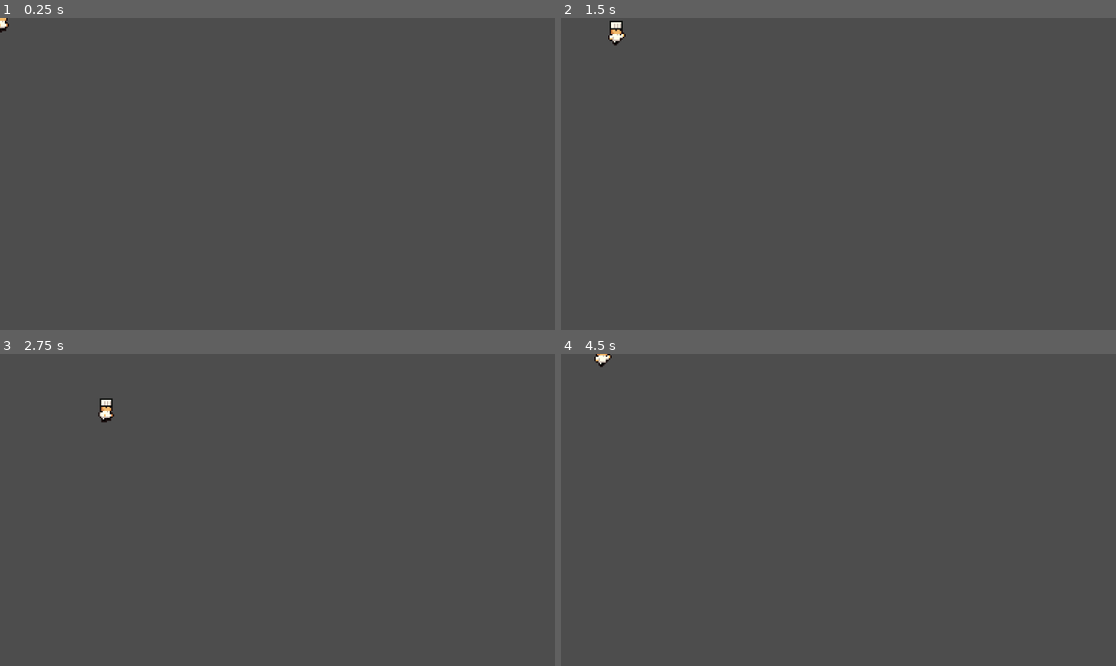
Above: before the commit, frames 1-4 (two rows, left to right).
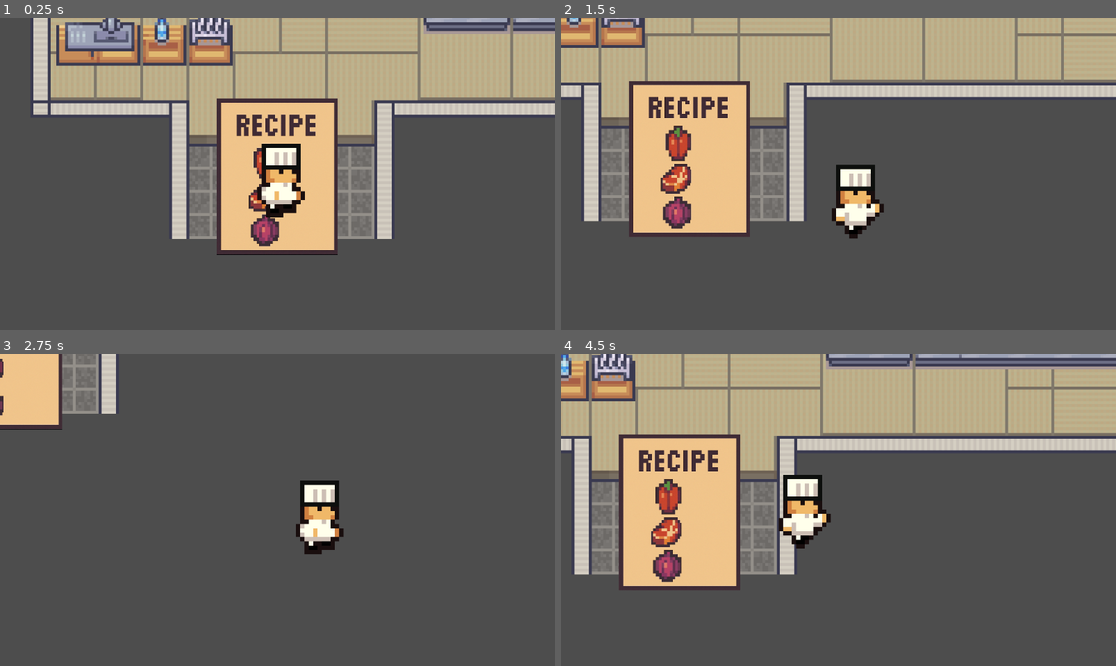
Above: after the commit, the same moments.

Repository: antoniacasariego1/finalPrototype
Game: Godot game, scene res://scenes/level_one.tscn
Same seed, same stepped clock (60 frames per second), same inputs: the game is played once before the commit and once after it. Before the commit the project starts from res://scenes/Player.tscn.
Inputs:
- Up to frame 1 (0.25 s): no input
- Up to frame 2 (1.5 s): tap Enter at 0.5 s; hold Right (ui_right) 0.53-1.28 s; hold Down (ui_down) from 1.28 s (still down)
- Up to frame 3 (2.75 s): release Down (ui_down) at 2.03 s; hold Right (ui_right) from 2.03 s (still down)
- Up to frame 4 (4.5 s): release Right (ui_right) at 2.78 s; hold Up (ui_up) 2.78-3.53 s; hold Left (ui_left) from 3.53 s (still down)

The runs differ from the first frame. In frame 1, 43% of the frame differs, in the area x 0-100%, y 0-76%; in frame 2, 42%; in frame 3, 6.1%; in frame 4, 46%.

Commit message:
working on ingredient and recipe logic + fixed camera & tile view when running

Diff:
--- a/reciperush/project.godot
+++ b/reciperush/project.godot
@@ -11,7 +11,7 @@
 [application]
 
 config/name="reciperush"
-run/main_scene="res://scenes/Player.tscn"
+run/main_scene="res://scenes/level_one.tscn"
 config/features=PackedStringArray("4.3", "Forward Plus")
 config/icon="res://icon.svg"
 
--- a/reciperush/scenes/Player.tscn
+++ b/reciperush/scenes/Player.tscn
@@ -1,7 +1,27 @@
 [gd_scene load_steps=10 format=3 uid="uid://bmrjwvgg33kjg"]
 
 [ext_resource type="Texture2D" uid="uid://c1c8i61bb81vq" path="res://sprites/Chef A1.png" id="1_8c83l"]
-[ext_resource type="Script" path="res://scripts/chefsprite.gd" id="1_qsrjw"]
+
+[sub_resource type="GDScript" id="GDScript_f7axa"]
+script/source = "extends CharacterBody2D
+
+const SPEED = 150
+
+func _physics_process(delta):
+	var input = Vector2(
+		Input.get_action_strength(\"ui_right\") - Input.get_action_strength(\"ui_left\"),
+		Input.get_action_strength(\"ui_down\") - Input.get_action_strength(\"ui_up\")
+	).normalized()
+
+	velocity = input * SPEED
+	move_and_slide()
+
+	var sprite = $AnimatedSprite2D
+	if input == Vector2.ZERO:
+		sprite.stop()
+	else:
+		sprite.play(\"walk\")
+"
 
 [sub_resource type="AtlasTexture" id="AtlasTexture_lu64r"]
 atlas = ExtResource("1_8c83l")
@@ -50,7 +70,7 @@
 height = 38.0
 
 [node name="Player" type="CharacterBody2D"]
-script = ExtResource("1_qsrjw")
+script = SubResource("GDScript_f7axa")
 
 [node name="AnimatedSprite2D" type="AnimatedSprite2D" parent="."]
 position = Vector2(1, 3)
@@ -62,3 +82,7 @@
 [node name="CollisionShape2D" type="CollisionShape2D" parent="."]
 position = Vector2(1, 3)
 shape = SubResource("CapsuleShape2D_rmg0l")
+
+[node name="Camera2D" type="Camera2D" parent="."]
+zoom = Vector2(3, 3)
+position_smoothing_enabled = true
--- a/reciperush/scenes/level_one.gd
+++ /dev/null
@@ -1,41 +0,0 @@
-extends Node2D
-
-var ingredients_needed = []
-var ingredients_collected: Array[String] = []
-var recipe_active = false
-
-func _ready():
-	$UI/InventoryPanel.visible = false
-
-	# Connect signals for all ingredient nodes in the scene
-	for ingredient in get_tree().get_nodes_in_group("ingredients"):
-		ingredient.picked_up.connect(_on_ingredient_picked)
-
-func _on_recipe_picked_up():
-	print("Recipe picked up!")
-	recipe_active = true
-
-	ingredients_needed = ["steak", "onion", "pepper"]
-
-	$UI/InventoryPanel.visible = true
-
-func _on_ingredient_picked(name: String):
-	if not recipe_active:
-		return
-
-	if name in ingredients_needed and name not in ingredients_collected:
-		ingredients_collected.append(name)
-		update_inventory()
-		check_completion()
-
-func update_inventory():
-	if "steak" in ingredients_collected:
-		$UI/InventoryPanel/SteakIcon.visible = true
-	if "onion" in ingredients_collected:
-		$UI/InventoryPanel/OnionIcon.visible = true
-	if "pepper" in ingredients_collected:
-		$UI/InventoryPanel/PepperIcon.visible = true
-
-func check_completion():
-	if ingredients_collected.size() == ingredients_needed.size():
-		$ExitZone.visible = true
--- a/reciperush/scenes/level_one.tscn
+++ b/reciperush/scenes/level_one.tscn
@@ -10,6 +10,7 @@
 [ext_resource type="Texture2D" uid="uid://ccc7dh44vkiuk" path="res://assets/moderninteriors-win/6_Home_Designs/Ice-Cream_Shop_Designs/32x32/Ice_Cream_Shop_Design_layer_2_32x32.png" id="6_7nv2d"]
 [ext_resource type="Texture2D" uid="uid://6vos08pp88mj" path="res://assets/12_Kitchen_32x32.png" id="7_h363t"]
 [ext_resource type="Texture2D" uid="uid://ckld22qxv5ecw" path="res://assets/16_Grocery_store_32x32.png" id="8_421na"]
+[ext_resource type="PackedScene" uid="uid://b6776vbbwb4lo" path="res://scenes/recipe.tscn" id="10_h8u1l"]
 
 [sub_resource type="TileSetAtlasSource" id="TileSetAtlasSource_t7srw"]
 texture = ExtResource("2_y3hkd")
@@ -2506,21 +2507,21 @@
 
 [node name="LevelOne" type="Node2D"]
 
-[node name="Player" parent="." instance=ExtResource("1_puxdn")]
-
-[node name="Camera2D" type="Camera2D" parent="."]
-position = Vector2(-11, 30)
-zoom = Vector2(0.5, 0.5)
-
 [node name="TileMapkitchen" type="TileMap" parent="."]
+position = Vector2(519, 600)
 tile_set = SubResource("TileSet_8xbg7")
 format = 2
+layer_0/z_index = -1
 layer_0/tile_data = PackedInt32Array(-1048587, 6, 0, -1048586, 65542, 0, -1048585, 131078, 0, -1048584, 196614, 0, -104 …(4349 unchanged characters)…
 layer_1/name = "Base2"
+layer_1/z_index = -1
 layer_1/tile_data = PackedInt32Array(-983050, 589840, 23, -983049, 655376, 23, -983048, 720912, 23, -983047, 786448, 23 …(1555 unchanged characters)…
 layer_2/name = "Top"
+layer_2/z_index = -1
 layer_2/tile_data = PackedInt32Array(-1048579, 720912, 30, -1048580, 720912, 30, -1048581, 720912, 30, -1048582, 720912 …(550 unchanged characters)…
 
-[node name="Layer1" type="TileMapLayer" parent="TileMapkitchen"]
-use_parent_material = true
-tile_set = SubResource("TileSet_8xbg7")
+[node name="recipe" parent="." instance=ExtResource("10_h8u1l")]
+position = Vector2(356, 427)
+
+[node name="Player" parent="." instance=ExtResource("1_puxdn")]
+position = Vector2(356, 427)
--- a/reciperush/scripts/Player.gd
+++ b/reciperush/scripts/Player.gd
@@ -3,9 +3,16 @@
 const SPEED = 150
 
 func _physics_process(delta):
-	var direction = Vector2(
+	var input = Vector2(
 		Input.get_action_strength("ui_right") - Input.get_action_strength("ui_left"),
 		Input.get_action_strength("ui_down") - Input.get_action_strength("ui_up")
-	)
-	velocity = direction.normalized() * SPEED
+	).normalized()
+
+	velocity = input * SPEED
 	move_and_slide()
+
+	var sprite = $AnimatedSprite2D
+	if input == Vector2.ZERO:
+		sprite.stop()
+	else:
+		sprite.play("walk")
--- a/reciperush/scripts/chefsprite.gd
+++ /dev/null
@@ -1,18 +0,0 @@
-extends CharacterBody2D
-
-const SPEED = 150
-
-func _physics_process(delta):
-	var input = Vector2(
-		Input.get_action_strength("ui_right") - Input.get_action_strength("ui_left"),
-		Input.get_action_strength("ui_down") - Input.get_action_strength("ui_up")
-	).normalized()
-
-	velocity = input * SPEED
-	move_and_slide()
-
-	var sprite = $AnimatedSprite2D
-	if input == Vector2.ZERO:
-		sprite.stop()
-	else:
-		sprite.play("walk")
--- /dev/null
+++ b/reciperush/scripts/level_one.gd
@@ -0,0 +1,45 @@
+extends Node2D
+
+var recipe_active = false
+var ingredients_needed: Array[String] = []
+var ingredients_collected: Array[String] = []
+
+func _ready():
+	# Hide inventory at first
+	$UI/InventoryPanel.visible = false
+
+	# Connect all ingredients in the group
+	for ingredient in get_tree().get_nodes_in_group("ingredients"):
+		ingredient.picked_up.connect(_on_ingredient_picked)
+
+# --- When the player picks up the recipe
+func _on_recipe_picked_up():
+	print("📜 Recipe picked up!")
+	recipe_active = true
+	ingredients_needed = ["steak", "onion", "pepper"]
+	$UI/InventoryPanel.visible = true
+	update_inventory()
+
+# --- When an ingredient is picked up
+func _on_ingredient_picked(name: String):
+	if not recipe_active:
+		return
+
+	if name in ingredients_needed and name not in ingredients_collected:
+		ingredients_collected.append(name)
+		update_inventory()
+		check_completion()
+
+# --- Updates the UI based on what the player has collected
+func update_inventory():
+	$UI/InventoryPanel/SteakIcon.visible = "steak" in ingredients_collected
+	$UI/InventoryPanel/OnionIcon.visible = "onion" in ingredients_collected
+	$UI/InventoryPanel/PepperIcon.visible = "pepper" in ingredients_collected
+
+# --- Check if player got all ingredients
+func check_completion():
+	if ingredients_collected.size() == ingredients_needed.size():
+		print("✅ All ingredients collected!")
+		# Show exit / trigger next level here
+		if $ExitZone:
+			$ExitZone.visible = true
--- a/reciperush/scripts/recipe.gd
+++ b/reciperush/scripts/recipe.gd
@@ -1,5 +1,4 @@
 extends Area2D
-
 signal recipe_picked_up
 
 func _on_body_entered(body: Node):
Not shown: 1 places in reciperush/scenes/level_one.tscn that only renumber resources
